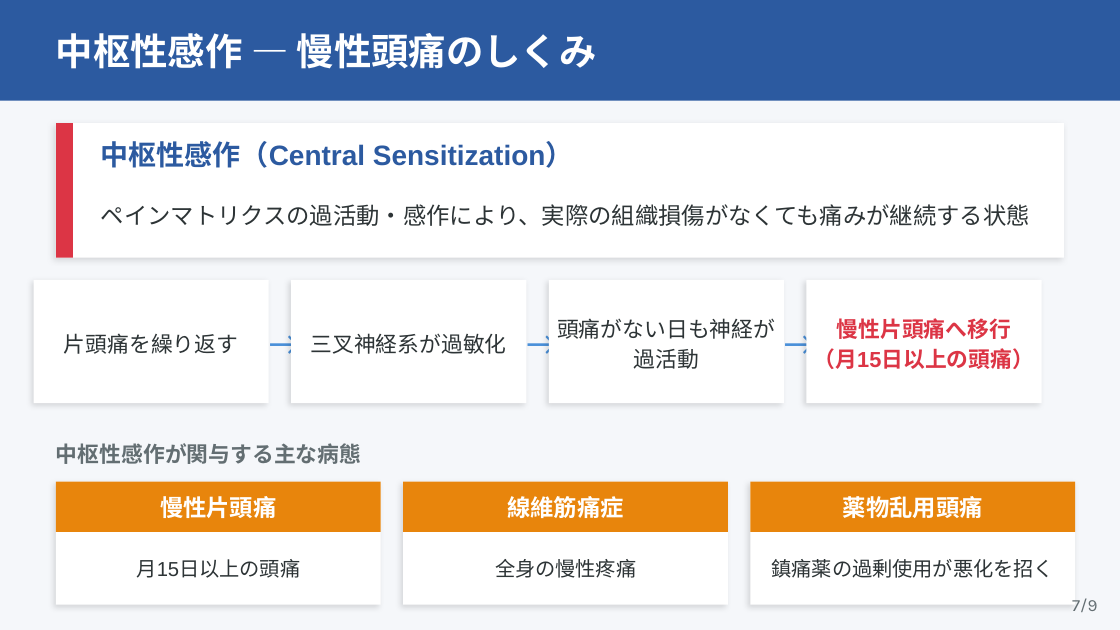
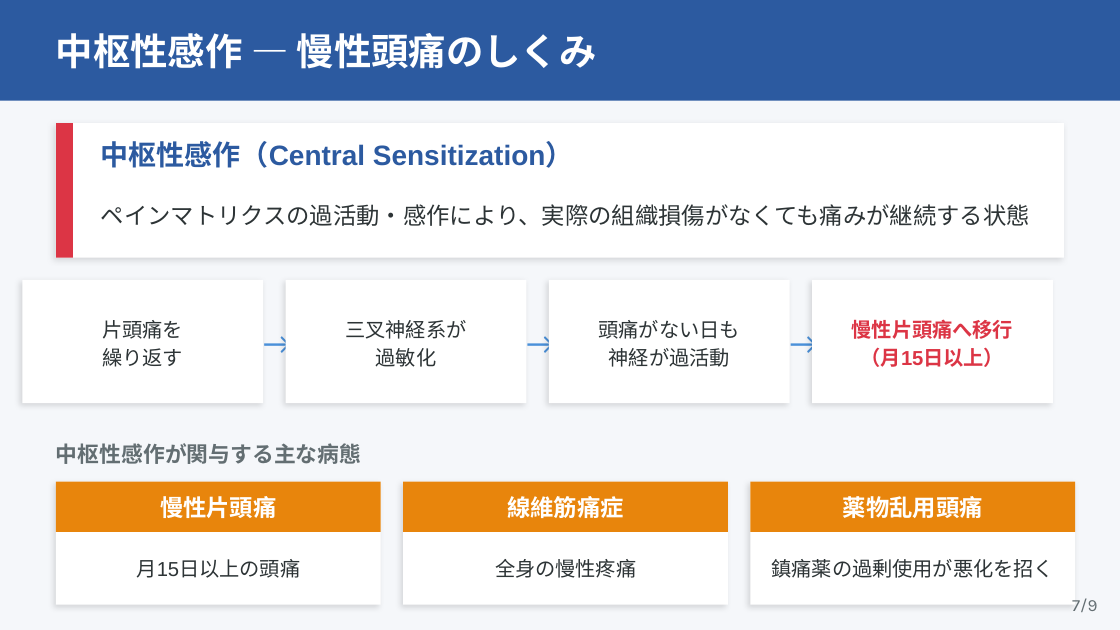
Before and after one commit to hinyan1016/hyperCKemia-tool, a slide deck: slide 7 of youtube-slides/からだの不思議10_脳と痛み/脳と痛み_スライド.pptx. Drawn at 1120x630 pixels with LibreOffice and Linux fonts; fonts in the diff are those of the drawing. Boxes give left, top, right and bottom in pixels: in the first picture for what was removed or moved away, otherwise in the second. Text is boxed around its words. In the diff, an @@ line names an element or a change of style, - is before the commit and + after.

```diff
--- a/youtube-slides/からだの不思議10_脳と痛み/脳と痛み_スライド.pptx
+++ b/youtube-slides/からだの不思議10_脳と痛み/脳と痛み_スライド.pptx
@@ rectangle: place and size @@
-rectangle at box(34, 280, 269, 403)
+rectangle at box(22, 280, 263, 403)
@@ rectangle: place and size @@
-rectangle at box(291, 280, 526, 403)
+rectangle at box(286, 280, 526, 403)
@@ rectangle: place and size @@
-rectangle at box(549, 280, 784, 403)
+rectangle at box(549, 280, 790, 403)
@@ rectangle: place and size @@
-rectangle at box(806, 280, 1042, 403)
+rectangle at box(812, 280, 1053, 403)
@@ text at box(102, 320, 183, 367): text changed; size 14 to 13 pt @@
-片頭痛を繰り返す
+片頭痛を
+繰り返す
@@ text at box(346, 320, 467, 367): text changed; size 14 to 13 pt @@
-三叉神経系が過敏化
+三叉神経系が
+過敏化
@@ text at box(599, 320, 740, 367): text changed; size 14 to 13 pt @@
-頭痛がない日も神経が過活動
+頭痛がない日も
+神経が過活動
@@ size 22 to 20 pt in 3 elements at box(526, 314, 549, 370), box(263, 314, 286, 370), box(790, 314, 812, 370) @@
@@ text at box(852, 319, 1013, 339): size 14 to 13 pt in "慢性片頭痛へ移行" @@
@@ text at box(861, 347, 1004, 367): text changed; size 14 to 13 pt @@
-（月15日以上の頭痛）
+（月15日以上）
```
Also in this commit, not shown: 4 other slides changed, 17 other files.
